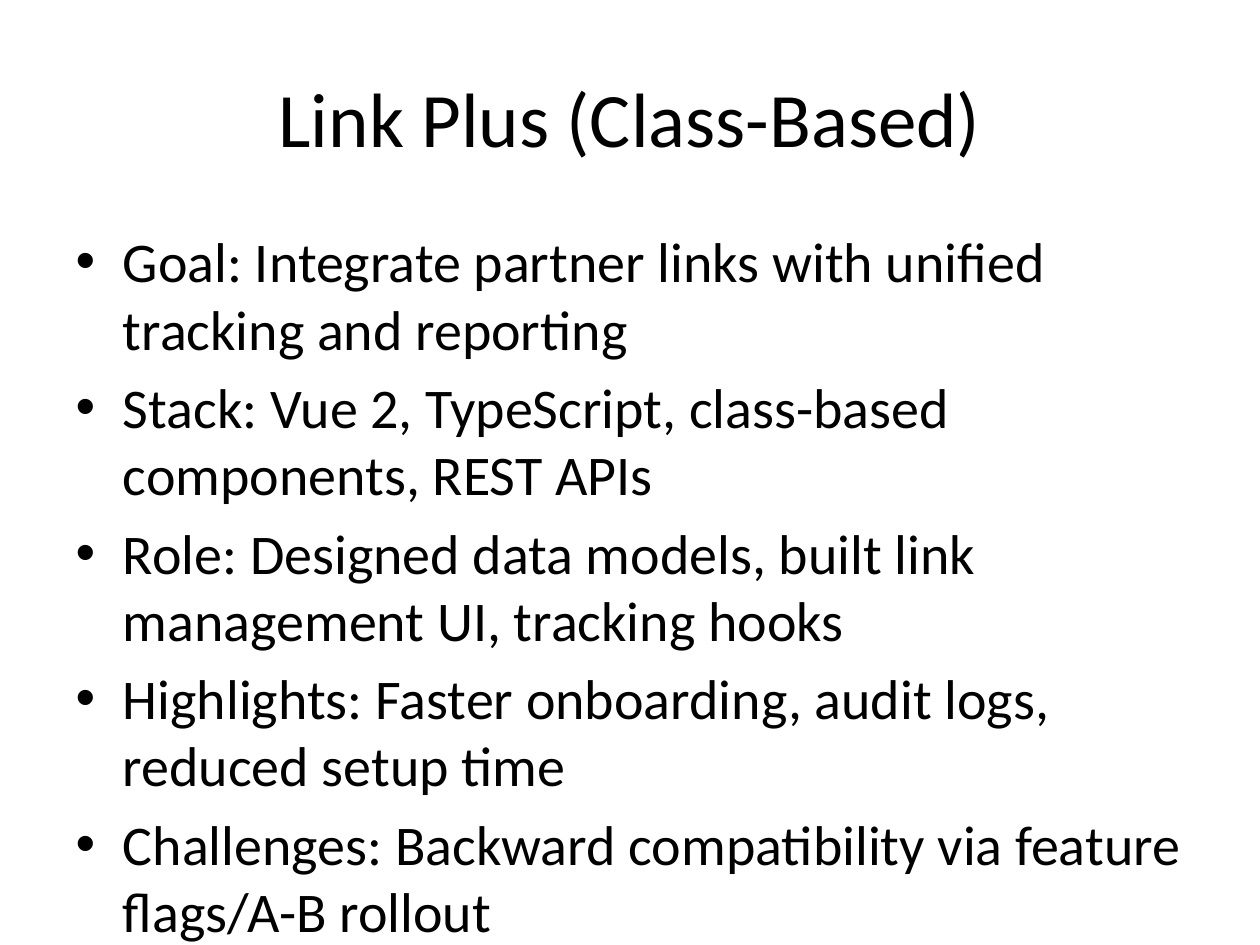
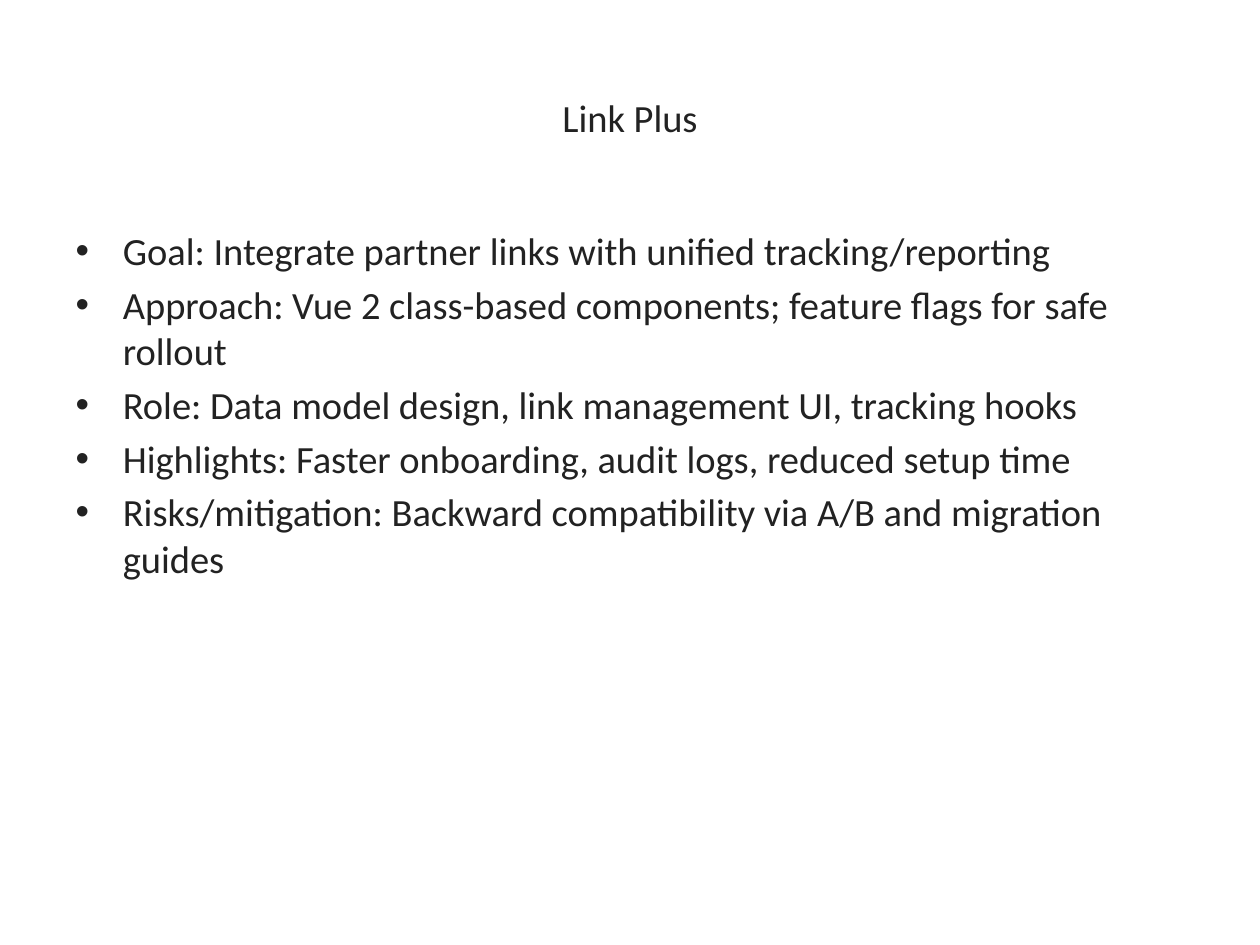
Before and after one commit to VinhSquid/file-word, a slide deck: slide 4 of slideshow.pptx (slide 3 before the commit). Drawn at 1260x945 pixels with LibreOffice and Linux fonts; fonts in the diff are those of the drawing. Boxes give left, top, right and bottom in pixels: in the first picture for what was removed or moved away, otherwise in the second. Text is boxed around its words. In the diff, an @@ line names an element or a change of style, - is before the commit and + after.

```diff
--- a/slideshow.pptx
+++ b/slideshow.pptx
@@ title at [562,105,698,133]: text changed; size 44 to 22 pt; text colour #000000 to #222222 @@
-Link Plus (Class-Based)
+Link Plus
@@ text at [123,238,1108,426]: text changed; size 32 to 22 pt; text colour #000000 to #222222 @@
-• Goal: Integrate partner links with unified tracking and reporting
-• Stack: Vue 2, TypeScript, class-based components, REST APIs
-• Role: Designed data models, built link management UI, tracking hooks
+• Goal: Integrate partner links with unified tracking/reporting
+• Approach: Vue 2 class-based components; feature flags for safe rollout
+• Role: Data model design, link management UI, tracking hooks
@@ text at [123,446,1070,480]: size 32 to 22 pt, text colour #000000 to #222222 in "Highlights: Faster onboarding, audit logs, reduced setup ..."; less space between paragraphs @@
@@ text at [123,499,1101,580]: text changed; size 32 to 22 pt; text colour #000000 to #222222 @@
-• Challenges: Backward compatibility via feature flags/A-B rollout
+• Risks/mitigation: Backward compatibility via A/B and migration guides
```
Also in this commit, not shown: 5 other slides changed, 2 slides added.
